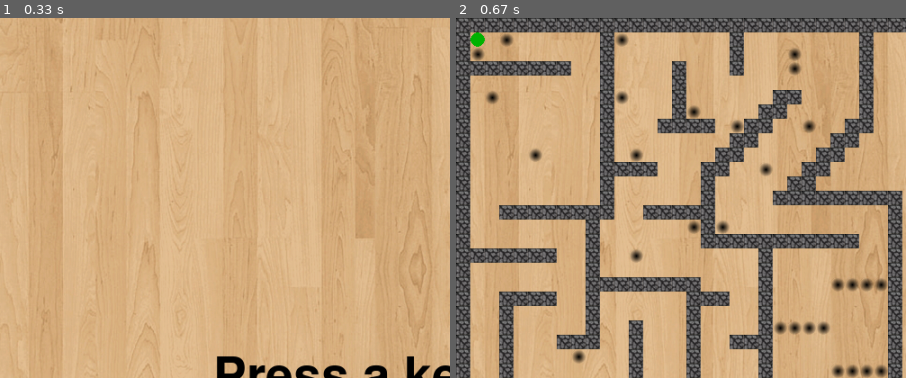
Above: before the commit, frames 1-2 (left to right).
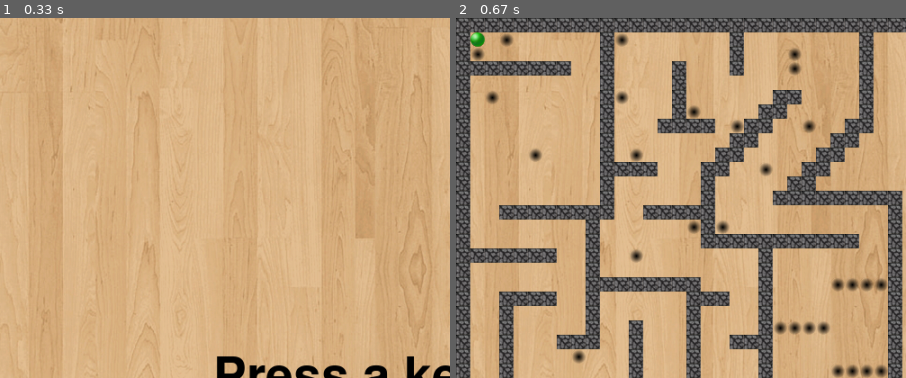
Above: after the commit, the same moments.

Repository: CyberFlameGO/CAO2-PyGame
Game: pygame game, started from game/__main__.py
The game is run twice, just before and just after one commit, with the same random seed, the same clock (stepped at 60 frames per second) and the same inputs.
Inputs:
- Up to frame 1 (0.33 s): no input
- Up to frame 2 (0.67 s): tap Enter at 0.33 s
The pictures show only the part of the screen within x 0-50%, y 0-50%; the shares and areas given below are measured in that part.

Frame 1 is identical in both runs. In frame 2, 0.1% of the frame differs, in the area x 3-7%, y 3-9%.

Commit message:
Ball change

Diff:
--- a/game/classes/game.py
+++ b/game/classes/game.py
@@ -93,6 +93,7 @@
     def __init__(self, file_path, set_map, screen):
 
         self.sprites["wall"] = pygame.image.load(file_path + 'images/wall2.png')
+        self.sprites["ball"] = pygame.image.load(file_path + 'images/Ball_green.png')
         self.sprites["hole"] = pygame.image.load(file_path + 'images/hole.png')
         self.sprites["finish"] = pygame.image.load(file_path + 'images/finish.png')
         self.sprites["background"] = pygame.image.load(file_path + 'images/background2.png')
@@ -257,8 +258,7 @@
                 self.screen.blit(self.sprites["wall"], wall.rect)
             for hole in self.holes:
                 self.screen.blit(self.sprites["hole"], hole.rect)
-            pygame.draw.circle(self.screen, (0, 180, 0), (self.ball.rect.centerx, self.ball.rect.centery), 8)
-            #pygame.draw.rect(screen, (255, 200, 0), ball.rect)
+            self.screen.blit(self.sprites["ball"], self.ball.rect)
 
             font = pygame.font.Font(None, 45)
             text = font.render("Lives: " + str(self.ball.get_lives()), 1, (0, 0, 0))
Binary file added: game/images/Ball_Green.png
